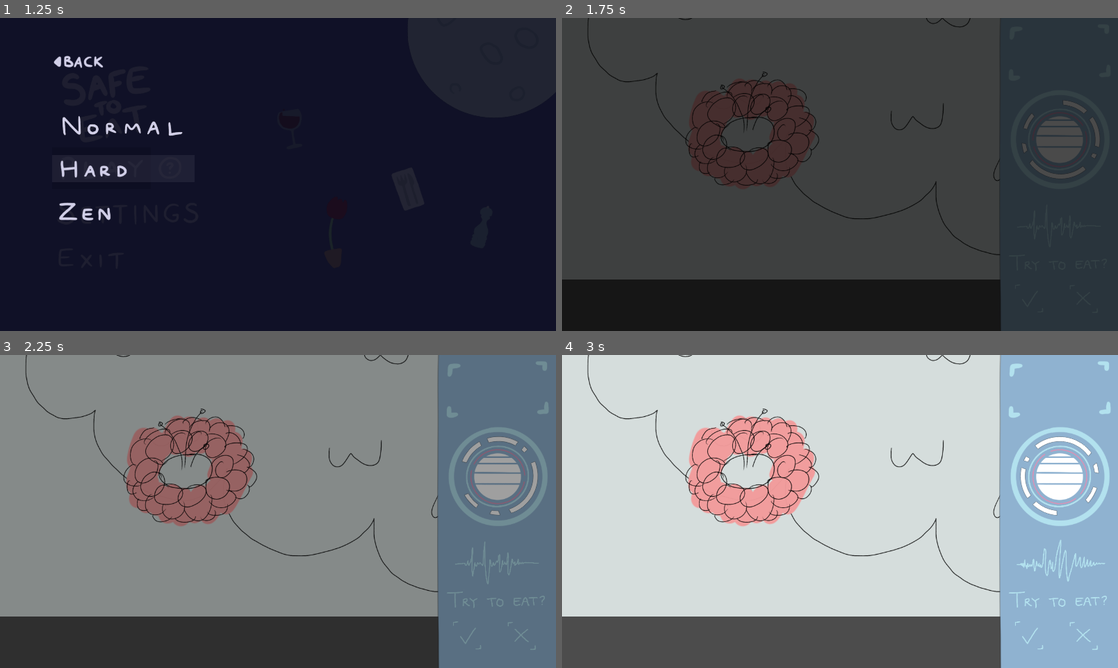
Above: before the commit, frames 1-4 (two rows, left to right).
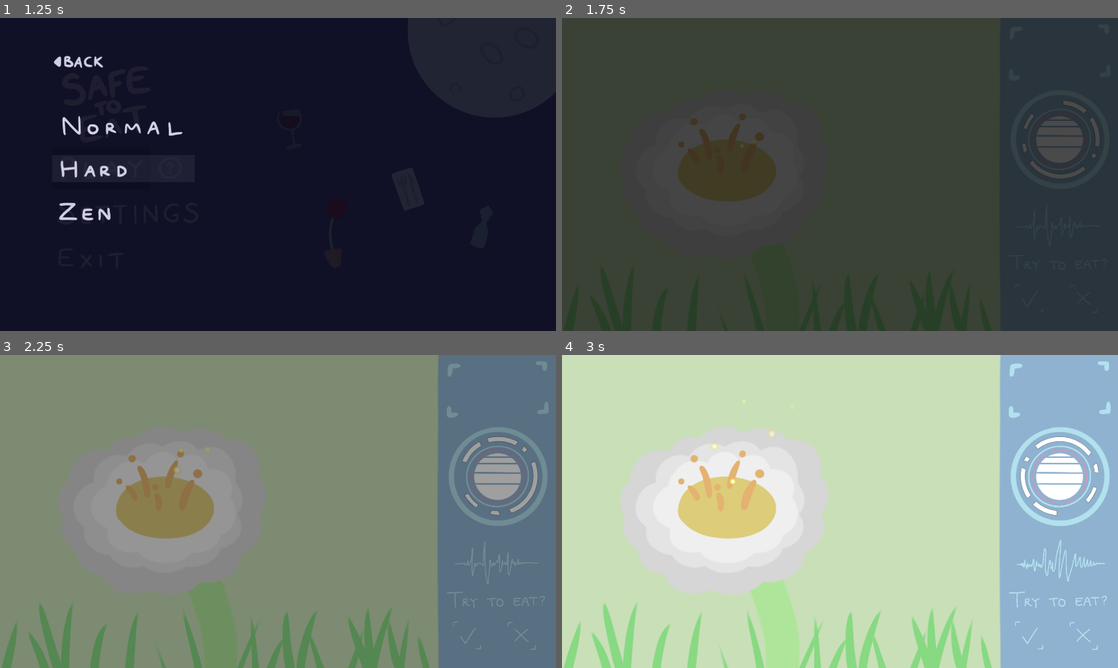
Above: after the commit, the same moments.

Repository: Niimphu/FiresideGameJam2023
Game: Godot game, scene res://Menus/MainMenu.tscn
Same seed, same stepped clock (60 frames per second), same inputs: the game is played once before the commit and once after it.
Inputs (mouse positions are in pixels of both pictures, inside the frame that each line leads up to):
- Up to frame 1 (1.25 s): click (100, 168) at 0.5 s
- Up to frame 2 (1.75 s): click (684, 168) at 1.25 s
- Up to frame 3 (2.25 s): click (467, 636) at 2 s
- Up to frame 4 (3 s): click (1084, 636) at 2.75 s

Frame 1 is identical in both runs. In frame 2, 16% of the frame differs, in the area x 0-79%, y 0-100%; in frame 3, 21%; in frame 4, 72%.

Commit message:
pollen particle effect

Diff:
--- /dev/null
+++ b/Animation scripts/Sway.gdshader
@@ -0,0 +1,5 @@
+shader_type canvas_item;
+
+void vertex(){
+	VERTEX.x += sin(TIME) * 40.0 * (UV.y - 1.0);
+}
--- a/GuidebookPrototype/ButtonControl.gd
+++ b/GuidebookPrototype/ButtonControl.gd
@@ -1,7 +1,7 @@
 extends Control
 
 onready var buttons = $Buttons.get_children()
-onready var delay_timer = $ResultDelay
+onready var button_cooldown = $ButtonCooldown
 
 var danger_selected: bool
 
@@ -9,24 +9,24 @@
 signal danger
 
 func _ready():
-	for button in buttons:
-		button.disabled = false
+	enable_buttons()
 
 func button_pressed():
 	for button in buttons:
 		button.disabled = true
-	delay_timer.start()
+	button_cooldown.start()
 
 func _on_SafeButton_button_down():
-	danger_selected = false
+	emit_signal("safe")
 	button_pressed()
 
 func _on_DangerButton_button_down():
-	danger_selected = true
+	emit_signal("danger")
 	button_pressed()
 
-func _on_ResultDelay_timeout():
-	if danger_selected == true:
-		emit_signal("danger")
-	else:
-		emit_signal("safe")
+func _on_ButtonCooldown_timeout():
+	enable_buttons()
+
+func enable_buttons():
+	for button in buttons:
+		button.disabled = false
--- a/GuidebookPrototype/TestLevel.tscn
+++ b/GuidebookPrototype/TestLevel.tscn
@@ -38,5 +38,5 @@
 frame = 2
 
 [node name="ReloadTimer" type="Timer" parent="."]
-wait_time = 3.0
+wait_time = 2.0
 one_shot = true
--- a/Level/Buttons.tscn
+++ b/Level/Buttons.tscn
@@ -30,10 +30,9 @@
 theme = ExtResource( 4 )
 icon = ExtResource( 3 )
 
-[node name="ResultDelay" type="Timer" parent="."]
-wait_time = 0.3
+[node name="ButtonCooldown" type="Timer" parent="."]
 one_shot = true
 
 [connection signal="button_down" from="Buttons/SafeButton" to="." method="_on_SafeButton_button_down"]
 [connection signal="button_down" from="Buttons/DangerButton" to="." method="_on_DangerButton_button_down"]
-[connection signal="timeout" from="ResultDelay" to="." method="_on_ResultDelay_timeout"]
+[connection signal="timeout" from="ButtonCooldown" to="." method="_on_ButtonCooldown_timeout"]
--- /dev/null
+++ b/Level/Flower/Flower.tscn
@@ -0,0 +1,113 @@
+[gd_scene load_steps=25 format=2]
+
+[ext_resource path="res://Level/Flower/Sprites/Stamen4.PNG" type="Texture" id=1]
+[ext_resource path="res://Level/Flower/Sprites/Stamen5.PNG" type="Texture" id=2]
+[ext_resource path="res://Level/Flower/Sprites/PollenNone.PNG" type="Texture" id=3]
+[ext_resource path="res://Level/Flower/Sprites/BG.PNG" type="Texture" id=5]
+[ext_resource path="res://Level/Flower/Sprites/Petals2.PNG" type="Texture" id=6]
+[ext_resource path="res://Level/Flower/Sprites/Petals4.PNG" type="Texture" id=7]
+[ext_resource path="res://Level/Flower/Sprites/Center.PNG" type="Texture" id=8]
+[ext_resource path="res://Level/Flower/Sprites/Stamen1.PNG" type="Texture" id=9]
+[ext_resource path="res://Level/Flower/Sprites/Stamen3.PNG" type="Texture" id=10]
+[ext_resource path="res://Level/Flower/Sprites/Petals3.PNG" type="Texture" id=11]
+[ext_resource path="res://Level/Flower/Sprites/Petals1.PNG" type="Texture" id=12]
+[ext_resource path="res://Level/Flower/Sprites/Stamen2.PNG" type="Texture" id=13]
+[ext_resource path="res://Level/Flower/Sprites/StemThorny.PNG" type="Texture" id=14]
+[ext_resource path="res://Level/Flower/Sprites/Stem.PNG" type="Texture" id=15]
+[ext_resource path="res://Level/Flower/FlowerIdentifier.gd" type="Script" id=16]
+[ext_resource path="res://Level/Flower/Sprites/Grass.PNG" type="Texture" id=17]
+[ext_resource path="res://Level/Flower/Sprites/PollenParticle.png" type="Texture" id=18]
+[ext_resource path="res://Animation scripts/Sway.gdshader" type="Shader" id=19]
+
+[sub_resource type="SpriteFrames" id=1]
+animations = [ {
+"frames": [ ExtResource( 15 ), ExtResource( 14 ) ],
+"loop": true,
+"name": "default",
+"speed": 5.0
+} ]
+
+[sub_resource type="SpriteFrames" id=2]
+animations = [ {
+"frames": [ ExtResource( 12 ), ExtResource( 6 ), ExtResource( 11 ), ExtResource( 7 ) ],
+"loop": true,
+"name": "default",
+"speed": 5.0
+} ]
+
+[sub_resource type="SpriteFrames" id=3]
+animations = [ {
+"frames": [ ExtResource( 9 ), ExtResource( 13 ), ExtResource( 10 ), ExtResource( 1 ), ExtResource( 2 ) ],
+"loop": true,
+"name": "default",
+"speed": 5.0
+} ]
+
+[sub_resource type="SpriteFrames" id=4]
+animations = [ {
+"frames": [ ExtResource( 3 ), ExtResource( 3 ) ],
+"loop": true,
+"name": "default",
+"speed": 5.0
+} ]
+
+[sub_resource type="Gradient" id=7]
+colors = PoolColorArray( 1, 1, 1, 1, 1, 1, 1, 0 )
+
+[sub_resource type="ShaderMaterial" id=6]
+shader = ExtResource( 19 )
+
+[node name="Flower" type="Node2D"]
+
+[node name="Panel" type="Sprite" parent="."]
+position = Vector2( 640, 360 )
+texture = ExtResource( 5 )
+__meta__ = {
+"_edit_lock_": true
+}
+
+[node name="Identifiers" type="Node2D" parent="."]
+script = ExtResource( 16 )
+
+[node name="Stem" type="AnimatedSprite" parent="Identifiers"]
+position = Vector2( 637, 362 )
+frames = SubResource( 1 )
+
+[node name="Petals" type="AnimatedSprite" parent="Identifiers"]
+position = Vector2( 640, 360 )
+frames = SubResource( 2 )
+
+[node name="Centre" type="Sprite" parent="Identifiers"]
+position = Vector2( 641, 361 )
+texture = ExtResource( 8 )
+
+[node name="Stamen" type="AnimatedSprite" parent="Identifiers"]
+position = Vector2( 640, 360 )
+frames = SubResource( 3 )
+
+[node name="Pollen" type="AnimatedSprite" parent="Identifiers"]
+position = Vector2( 632, 328 )
+frames = SubResource( 4 )
+
+[node name="Particles2D" type="CPUParticles2D" parent="Identifiers/Pollen"]
+position = Vector2( -248, -8 )
+amount = 5
+lifetime = 2.0
+texture = ExtResource( 18 )
+emission_shape = 1
+emission_sphere_radius = 38.57
+direction = Vector2( 0, -1 )
+spread = 55.0
+gravity = Vector2( 0, 0 )
+initial_velocity = 150.0
+scale_amount = 0.05
+scale_amount_random = 0.06
+color_ramp = SubResource( 7 )
+
+[node name="ReloadTimer" type="Timer" parent="."]
+wait_time = 2.0
+
+[node name="Grass" type="Sprite" parent="."]
+material = SubResource( 6 )
+position = Vector2( 640, 360 )
+texture = ExtResource( 17 )
--- /dev/null
+++ b/Level/Flower/FlowerIdentifier.gd
@@ -0,0 +1,89 @@
+extends Node2D
+
+onready var stamen = $Stamen
+onready var pollen = $Pollen
+onready var petals = $Petals
+
+enum evenness { ODD, EVEN }
+enum pollening { NO, YES }
+enum colour { RED, BLUE, ORANGE, WHITE , MAGENTA }
+enum roundness { ROUND, POINTY }
+enum amount { FEW, MANY }
+
+var stamen_evenness
+var has_pollen
+var petal_colour
+var petal_roundness
+var petal_amount
+
+func _ready():
+	initialise_features()
+
+func check_danger() -> bool:
+#	if petal_colour == colour.ORANGE:
+#		if petal_amount == amount.FEW:
+#			return true
+#		elif stamen_evenness ==evenness.ODD:
+#			return false
+#		elif location ==environment.TREE:
+#			return false
+#		else:
+#			return true
+#	elif petal_colour == colour.BLUE:
+#		if stamen_evenness ==evenness.EVEN:
+#			return true
+#		else:
+#			return false
+#	elif petal_colour == colour.WHITE:
+#		if location == environment.TREE and petal_amount == amount.MANY:
+#			return true
+#		else:
+#			return false
+#	else: #petals are red
+#		if petal_amount ==amount.FEW:
+#			return false
+#		elif stamen_evenness ==evenness.EVEN and location == environment.GRASS:
+#			return false
+#		else:
+#			return true
+	return true
+
+func initialise_features():
+	stamen_evenness = evenness.ODD if stamen.frame % 2  else evenness.EVEN
+
+	has_pollen = pollening.NO if pollen.frame == 0 else pollening.YES
+
+	petal_amount = amount.FEW if petals.frame < 2 else amount.MANY
+
+	petal_roundness = roundness.POINTY if petals.frame == 1 or petals.frame == 2 else roundness.ROUND
+
+	if pollen.frame == 0:
+		pollen.get_node("Particles2D").visible = false
+	else:
+		pollen.get_node("Particles2D").visible = true
+
+#	match petals.frame:
+#		0:
+#			petal_colour = colour.RED
+#			petal_roundness = roundness.ROUND
+#		1:
+#			petal_colour = colour.WHITE
+#			petal_roundness = roundness.ROUND
+#		2:
+#			petal_colour = colour.ORANGE
+#			petal_roundness = roundness.POINTY
+#		3:
+#			petal_colour = colour.BLUE
+#			petal_roundness = roundness.POINTY
+#		4:
+#			petal_colour = colour.WHITE
+#			petal_roundness = roundness.POINTY
+#		5:
+#			petal_colour = colour.ORANGE
+#			petal_roundness = roundness.POINTY
+#		6:
+#			petal_colour = colour.BLUE
+#			petal_roundness = roundness.ROUND
+#		7:
+#			petal_colour = colour.RED
+#			petal_roundness = roundness.ROUND
--- a/Level/LevelControl.gd
+++ b/Level/LevelControl.gd
@@ -1,24 +1,39 @@
 extends Node
 
-onready var button_control = get_node("HUD/ButtonControl")
-onready var current_level = get_node("Levels/TestLevel")
-onready var identifiers = current_level.get_node("Identifiers")
-onready var sprites = identifiers.get_children()
+onready var level_change_delay = $LevelChangeDelay
+
+var sprites
+var current_level
+var current_level_instance
+var next_level
+var identifiers
 
 var is_dangerous: bool
-var buttons
+var scenes = [preload("res://Level/Flower/Flower.tscn")]
 
 func _ready():
+	new_level()
+
+func new_level():
+	randomize()
+	current_level = scenes[randi() % scenes.size()]
+	current_level_instance = (current_level.instance())
+	$Level.add_child(current_level_instance)
+	identifiers = current_level_instance.get_node("Identifiers")
+	randomise_sprites()
+
+func randomise_sprites():
+	randomize()
+	sprites = identifiers.get_children()
 	for child in sprites:
-		randomize()
-		child.frame = randi() % child.hframes
-	button_control.connect("safe", self, "_on_safe_pressed")
-	button_control.connect("danger", self, "_on_danger_pressed")
+		if child.is_class("AnimatedSprite"):
+			child.frame = randi() % child.frames.get_frame_count("default")
+	identifiers.initialise_features()
 
-func _on_safe_pressed():
+func _on_ButtonControl_safe():
 	input_received(false)
 
-func _on_danger_pressed():
+func _on_ButtonControl_danger():
 	input_received(true)
 
 func input_received(danger_was_pressed: bool):
@@ -27,5 +42,8 @@
 		print("Nice one")
 	else:
 		print("You're a fool")
-	if get_tree().reload_current_scene() != OK:
-		print("Reload scene fail")
+	level_change_delay.start()
+
+func _on_LevelChangeDelay_timeout():
+	current_level_instance.queue_free()
+	new_level()
--- a/Level/LevelControl.tscn
+++ b/Level/LevelControl.tscn
@@ -1,8 +1,8 @@
-[gd_scene load_steps=25 format=2]
+[gd_scene load_steps=24 format=2]
 
 [ext_resource path="res://Animation scripts/spin_sprite.gd" type="Script" id=1]
 [ext_resource path="res://Level/LevelControl.gd" type="Script" id=2]
-[ext_resource path="res://Level/Sprites/Base.PNG" type="Texture" id=3]
+[ext_resource path="res://Level/Sprites/Panel.PNG" type="Texture" id=3]
 [ext_resource path="res://Level/Sprites/NewSound5.PNG" type="Texture" id=4]
 [ext_resource path="res://Level/Sprites/Spinny ring.PNG" type="Texture" id=5]
 [ext_resource path="res://Level/Sprites/Spinny ring 2.PNG" type="Texture" id=6]
@@ -10,7 +10,6 @@
 [ext_resource path="res://Level/Sprites/NewSound2.PNG" type="Texture" id=8]
 [ext_resource path="res://Level/Sprites/NewSound3.PNG" type="Texture" id=9]
 [ext_resource path="res://Level/Sprites/NewSound4.PNG" type="Texture" id=10]
-[ext_resource path="res://GuidebookPrototype/TestLevel.tscn" type="PackedScene" id=11]
 [ext_resource path="res://Level/Buttons.tscn" type="PackedScene" id=12]
 [ext_resource path="res://Menus/Fader.tscn" type="PackedScene" id=13]
 [ext_resource path="res://Level/Sprites/NewHealth1.PNG" type="Texture" id=14]
@@ -101,14 +100,11 @@
 [node name="LevelControl" type="Node2D"]
 script = ExtResource( 2 )
 
-[node name="Levels" type="Node2D" parent="."]
-
-[node name="TestLevel" parent="Levels" instance=ExtResource( 11 )]
+[node name="Level" type="Node2D" parent="."]
 
 [node name="HUD" type="Node2D" parent="."]
 
 [node name="TextureRect" type="TextureRect" parent="HUD"]
-margin_left = 1006.0
 margin_right = 1280.0
 margin_bottom = 720.0
 texture = ExtResource( 3 )
@@ -147,8 +143,15 @@
 
 [node name="ButtonControl" parent="HUD" instance=ExtResource( 12 )]
 
+[node name="LevelChangeDelay" type="Timer" parent="."]
+one_shot = true
+
 [node name="Fader" parent="." instance=ExtResource( 13 )]
 visible = false
 __meta__ = {
 "_edit_lock_": true
 }
+
+[connection signal="danger" from="HUD/ButtonControl" to="." method="_on_ButtonControl_danger"]
+[connection signal="safe" from="HUD/ButtonControl" to="." method="_on_ButtonControl_safe"]
+[connection signal="timeout" from="LevelChangeDelay" to="." method="_on_LevelChangeDelay_timeout"]
--- a/Menus/Loading/Load.gd
+++ b/Menus/Loading/Load.gd
@@ -7,6 +7,16 @@
 
 	get_tree().get_root().call_deferred("add_child", load_scene_instance)
 
+	#loading screen ship goes downwards only when loading into game level
+	if new_scene == "res://Level/LevelControl.tscn":
+		load_scene_instance.get_node("Ship").flip_v = false
+		load_scene_instance.get_node("ParallaxBackground/CloudScroll").CLOUD_SPEED = -40
+	else:
+		load_scene_instance.get_node("Ship").flip_v = true
+		load_scene_instance.get_node("ParallaxBackground/CloudScroll").CLOUD_SPEED = 40
+
+
+	#load game level in the background
 	var loader = ResourceLoader.load_interactive(new_scene)
 
 	if !loader:
--- a/Menus/Loading/LoadingScreen.tscn
+++ b/Menus/Loading/LoadingScreen.tscn
@@ -35,16 +35,16 @@
 
 [node name="ParallaxBackground" type="ParallaxBackground" parent="."]
 
-[node name="TextureRect" type="ParallaxLayer" parent="ParallaxBackground"]
+[node name="CloudScroll" type="ParallaxLayer" parent="ParallaxBackground"]
 motion_mirroring = Vector2( 0, 1440 )
 script = ExtResource( 5 )
 
-[node name="BG" type="ColorRect" parent="ParallaxBackground/TextureRect"]
+[node name="BG" type="ColorRect" parent="ParallaxBackground/CloudScroll"]
 margin_right = 1293.0
 margin_bottom = 1447.0
 color = Color( 0.466667, 0.607843, 0.8, 1 )
 
-[node name="Clouds" type="TextureRect" parent="ParallaxBackground/TextureRect"]
+[node name="Clouds" type="TextureRect" parent="ParallaxBackground/CloudScroll"]
 margin_right = 40.0
 margin_bottom = 40.0
 texture = ExtResource( 7 )
Binary file added: Level/Flower/Sprites/BG.PNG
Not shown, added: Level/Flower/Sprites/BG.PNG.import
Binary file added: Level/Flower/Sprites/Center.PNG
Not shown, added: Level/Flower/Sprites/Center.PNG.import
Binary file added: Level/Flower/Sprites/Grass.PNG
Not shown, added: Level/Flower/Sprites/Grass.PNG.import
Binary file added: Level/Flower/Sprites/NewBG.PNG
Not shown, added: Level/Flower/Sprites/NewBG.PNG.import
Binary file added: Level/Flower/Sprites/Petals1.PNG
Not shown, added: Level/Flower/Sprites/Petals1.PNG.import
Binary file added: Level/Flower/Sprites/Petals2.PNG
Not shown, added: Level/Flower/Sprites/Petals2.PNG.import
(and 26 more such lines)
